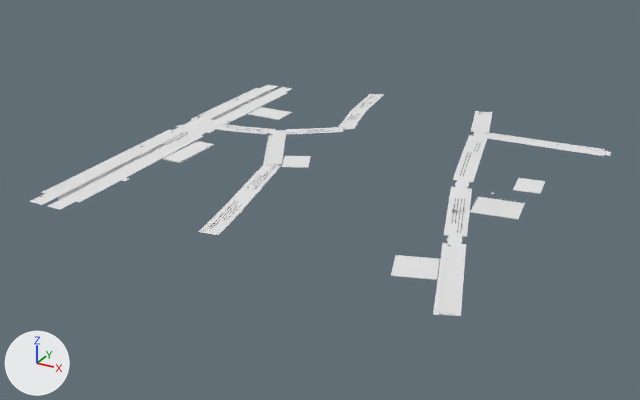
What one commit did to the FBX model ArtSource/Blender/World/UnityExport/Cells/SA_M01_01_S01_03/Roads.fbx.
The view is the same before and after, from a 50 mm camera at (-2382.0, -2590.0, 225.0) aimed at (-2627.0, -2145.0, 3.0). Lighting does not change. The marker at lower left points along +X, +Y and +Z. The older version comes first. Vertices at exactly the same position are counted once.

The first picture shows 'EXPORT_OT_Roads_SA_M01_01_S01_03'.
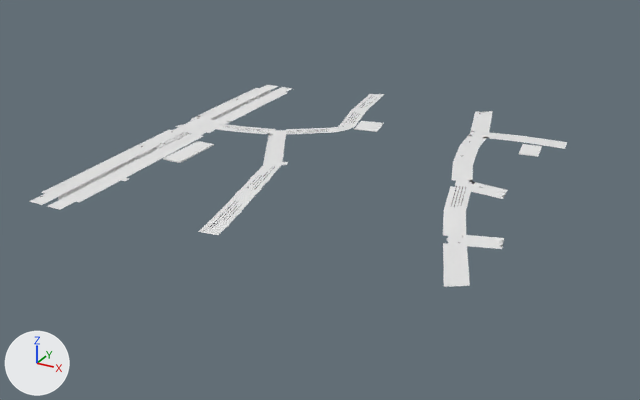
Patch to the scene script:
```diff
--- a/ArtSource/Blender/World/UnityExport/Cells/SA_M01_01_S01_03/Roads.fbx.py
+++ b/ArtSource/Blender/World/UnityExport/Cells/SA_M01_01_S01_03/Roads.fbx.py
@@ me_ot_roads_sa_m01_01_s01_03_002 @@
 # used by ob_export_ot_roads_sa_m01_01_s01_03; location = (0.0, 0.0, 0.0)
-me_ot_roads_sa_m01_01_s01_03_002.from_pydata(...)  # 7486 vertices, 4427 faces; spans x -2760.0..-2473.0, y -2274.0..-1984.0, z 16.0..32.0
+me_ot_roads_sa_m01_01_s01_03_002.from_pydata(...)  # 7019 vertices, 4222 faces; spans x -2760.0..-2494.0, y -2258.0..-1983.0, z 16.0..32.0
+# me_ot_roads_sa_m01_01_s01_03_002 part 1: the loose piece of 8 vertices spanning x -2508.0..-2506.0, y -2050.0..-2048.0, z 30.0 is multiplied about its middle by the matrix ((-3.376, 9.837, 0.0), (9.837, 3.376, 0.0), (0.0, 0.0, -10.4)), then moved by (-12.0, -18.0, 0.0), in mat_terra
+# me_ot_roads_sa_m01_01_s01_03_002 part 2: the loose piece of 8 vertices spanning x -2678.0..-2677.0, y -2100.0..-2099.0, z 24.0 is turned 86.9 degrees about the z axis through its middle and scaled by 14.4, then moved by (48.0, 28.0, 5.0)
+# me_ot_roads_sa_m01_01_s01_03_002 part 3: 61 loose pieces with 492 vertices, spanning x -2746.0..-2495.0, y -2177.0..-2048.0, z 20.0..31.0, are deleted
+# me_ot_roads_sa_m01_01_s01_03_002 part 4: 226 vertices moved from x -2576.0..-2498.0, y -2242.0..-2006.0, z 23.0..32.0 to x -2576.0..-2498.0, y -2241.0..-2005.0, z 23.0..32.0; 618 vertices removed from x -2571.0..-2473.0, y -2274.0..-2016.0, z 21.0..32.0; 503 vertices added at x -2571.0..-2494.0, y -2246.0..-2017.0, z 22.0..32.0
+# me_ot_roads_sa_m01_01_s01_03_002 part 5: 119 vertices moved from x -2683.0..-2636.0, y -2170.0..-2007.0, z 22.0..29.0 to x -2683.0..-2637.0, y -2171.0..-2007.0, z 22.0..29.0; 127 vertices removed from x -2682.0..-2634.0, y -2200.0..-2007.0, z 20.0..30.0; 119 vertices added at x -2683.0..-2636.0, y -2176.0..-2006.0, z 22.0..29.0
+# me_ot_roads_sa_m01_01_s01_03_002 part 6: 4 faces spanning x -2551.0..-2547.0, y -2086.0..-2070.0, z 31.0..32.0 switch from mat_calcada to mat_piso_intertravado
+# me_ot_roads_sa_m01_01_s01_03_002 part 7: 4 faces spanning x -2543.0..-2536.0, y -2126.0..-2111.0, z 30.0..31.0 switch from mat_calcada to mat_cimentado
+# me_ot_roads_sa_m01_01_s01_03_002 part 8: 5 faces spanning x -2556.0..-2534.0, y -2167.0..-2099.0, z 26.0..32.0 switch from mat_meio_fio to mat_piso_intertravado
+# me_ot_roads_sa_m01_01_s01_03_002 part 9: 3 faces spanning x -2527.0..-2520.0, y -2179.0..-2167.0, z 25.0..26.0 switch from mat_pedra_portuguesa to mat_calcada
+# other edits to the shape of me_ot_roads_sa_m01_01_s01_03_002 do not show in these pictures
 me_ot_roads_sa_m01_01_s01_03_002.materials.append(mat_asfalto)
```

Location of each change, [x1, y1, x2, y2] in pixels of the pictures (640 x 400 px; the box of a moved part takes in the faces that stretch with it):
'EXPORT_OT_Roads_SA_M01_01_S01_03', reshaped (8% narrower, 12% shorter): before [29, 85, 611, 316]; after [29, 85, 567, 287]
part 1 of me_ot_roads_sa_m01_01_s01_03_002, moved or reshaped (not visible before): after [519, 144, 542, 157]
part 2 of me_ot_roads_sa_m01_01_s01_03_002, moved or reshaped (not visible before): after [354, 121, 384, 132]
part 3 of me_ot_roads_sa_m01_01_s01_03_002, deleted: before [171, 107, 545, 221]
part 4 of me_ot_roads_sa_m01_01_s01_03_002, moved or reshaped: before [391, 111, 611, 316]; after [443, 111, 567, 287]
part 5 of me_ot_roads_sa_m01_01_s01_03_002, moved or reshaped: before [233, 100, 378, 199]; after [254, 100, 378, 184]
part 6 of me_ot_roads_sa_m01_01_s01_03_002, recoloured: before [480, 141, 486, 149]; after [475, 141, 484, 149]
part 7 of me_ot_roads_sa_m01_01_s01_03_002, recoloured: before [471, 165, 478, 177]; after [468, 165, 473, 176]
part 8 of me_ot_roads_sa_m01_01_s01_03_002, recoloured: after [445, 153, 461, 207]
part 9 of me_ot_roads_sa_m01_01_s01_03_002, recoloured: before [464, 211, 470, 222]; after [461, 211, 466, 222]
